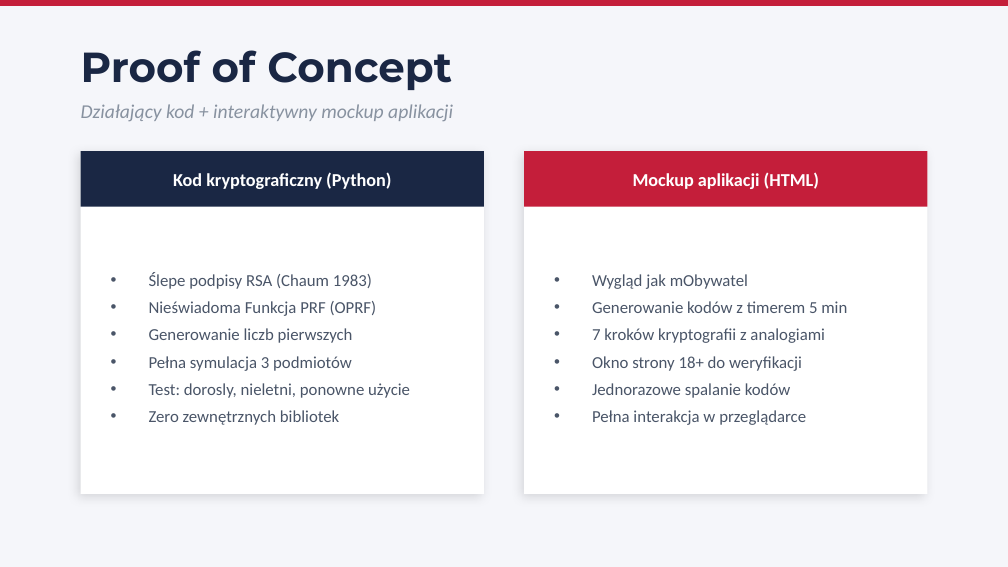
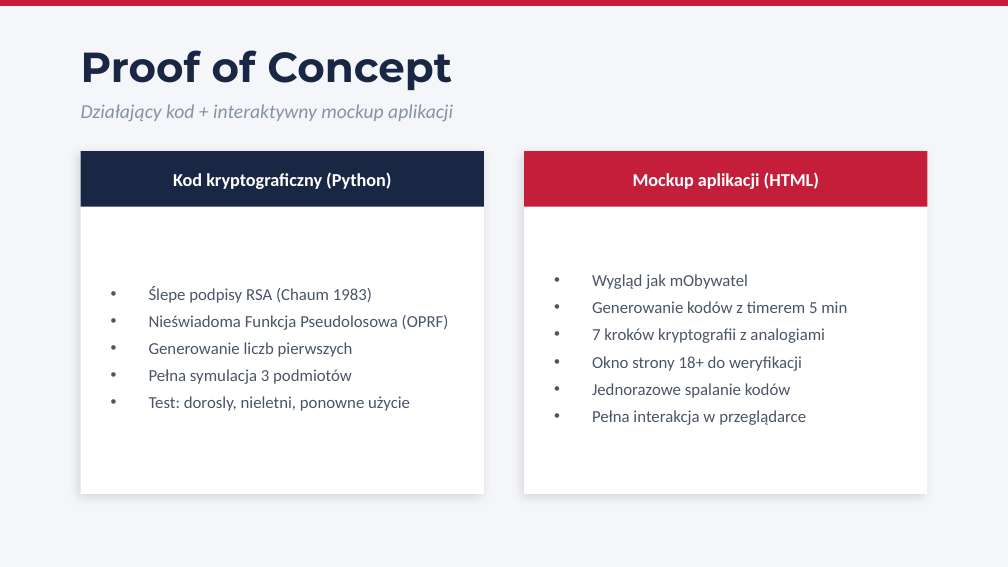
Before and after one commit to Inner-Savages/BKIHack2026, a slide deck: slide 8 of prezentacja.pptx. Drawn at 1008x567 pixels with LibreOffice and Linux fonts; fonts in the diff are those of the drawing. Boxes give left, top, right and bottom in pixels: in the first picture for what was removed or moved away, otherwise in the second. Text is boxed around its words. In the diff, an @@ line names an element or a change of style, - is before the commit and + after.

```diff
--- a/prezentacja.pptx
+++ b/prezentacja.pptx
@@ text at box(149, 315, 449, 330): text changed @@
-• Nieświadoma Funkcja PRF (OPRF)
+• Nieświadoma Funkcja Pseudolosowa (OPRF)
@@ text at box(149, 410, 339, 425): paragraph removed @@
-• Zero zewnętrznych bibliotek
```
Also in this commit, not shown: 5 other slides changed, 1 slide added.
